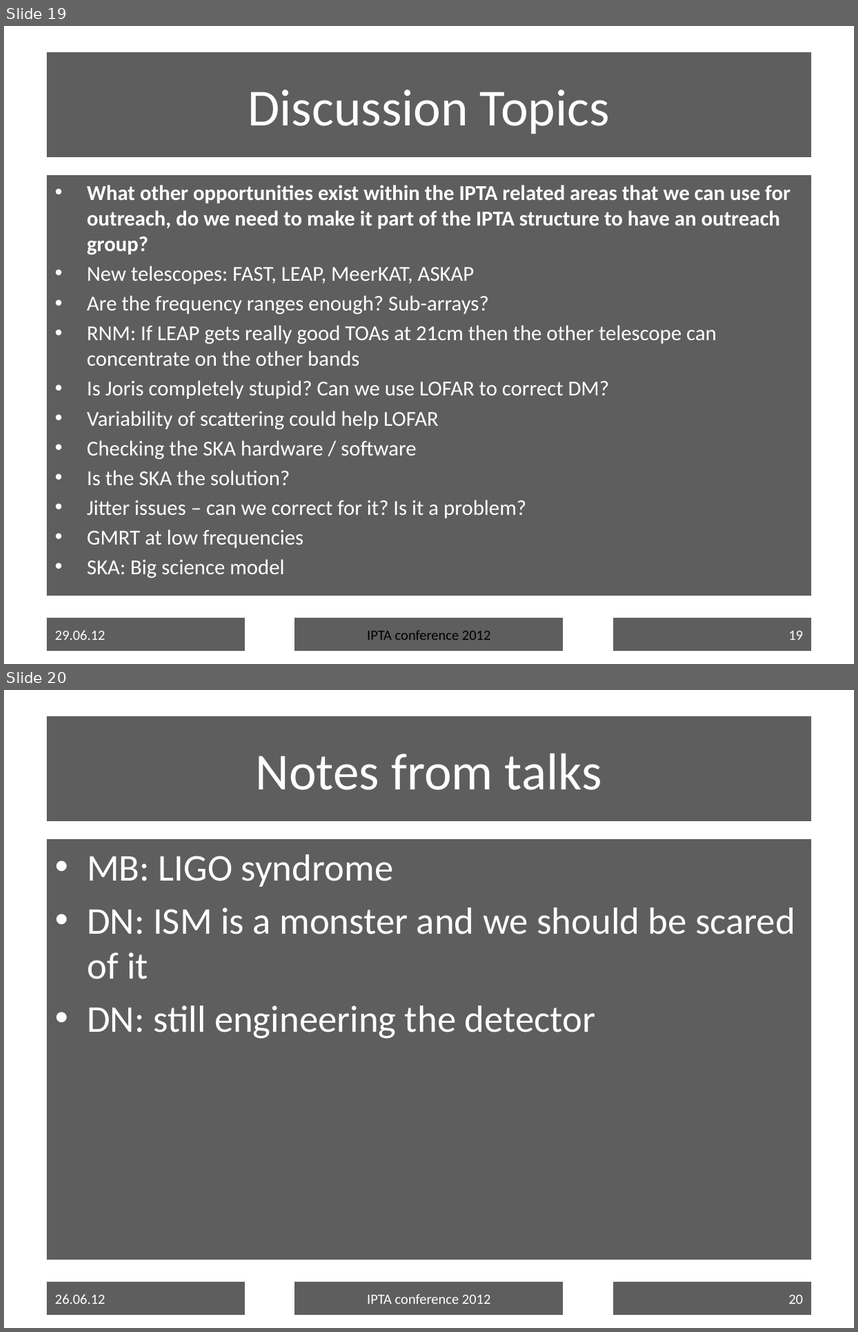
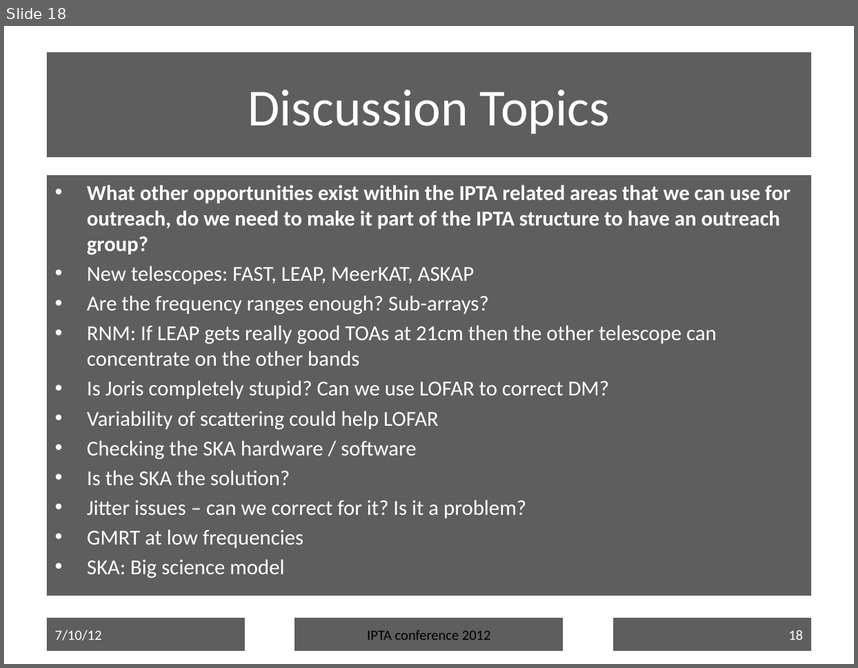
Before and after one commit to ipta/ipta-2012-science-week, a slide deck: 58_champion_science_ipta2012.pptx. Shown one above the other, each under a label of ours: slides 19 and 20 before the commit, slide 18 after it. The pictures are 858x1332 and 858x668 pixels, drawn with LibreOffice and Linux fonts; fonts in the diff are those of the drawing; background and template pictures are left out. Boxes give left, top, right and bottom in pixels: in the first picture for what was removed or moved away, otherwise in the second. Text is boxed around its words. In the diff, an @@ line names an element or a change of style, - is before the commit and + after.

```diff
--- a/58_champion_science_ipta2012.pptx
+++ b/58_champion_science_ipta2012.pptx
@@ slide 20 removed at (x1=4, y1=690, x2=854, y2=1328), background picture (left out) @@
@@ title removed at (x1=47, y1=716, x2=811, y2=822) @@
-Notes from talks
@@ text removed at (x1=47, y1=839, x2=811, y2=1259) @@
-• MB: LIGO syndrome
-• DN: ISM is a monster and we should be scared of it
-• DN: still engineering the detector
@@ rectangle removed at (x1=47, y1=1281, x2=245, y2=1315) @@
-26.06.12
@@ rectangle removed at (x1=294, y1=1281, x2=564, y2=1315) @@
-IPTA conference 2012
@@ page number removed at (x1=613, y1=1281, x2=811, y2=1315) @@
-20
@@ what was slide 19 is now slide 18 @@
@@ slide 18 changed as well @@
@@ text in rectangle at (x1=55, y1=630, x2=102, y2=640): text changed @@
-29.06.12
+7/10/12
@@ page number at (x1=789, y1=630, x2=803, y2=639): text changed @@
-19
+18
```
Also in this commit, not shown: 15 other slides changed, 3 other slides removed, 1 other file.
